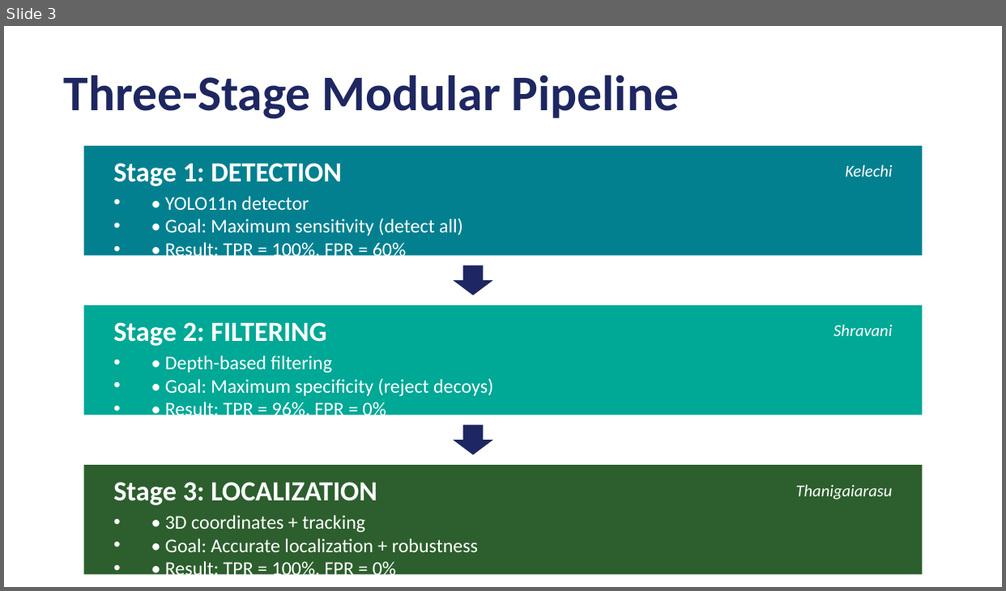
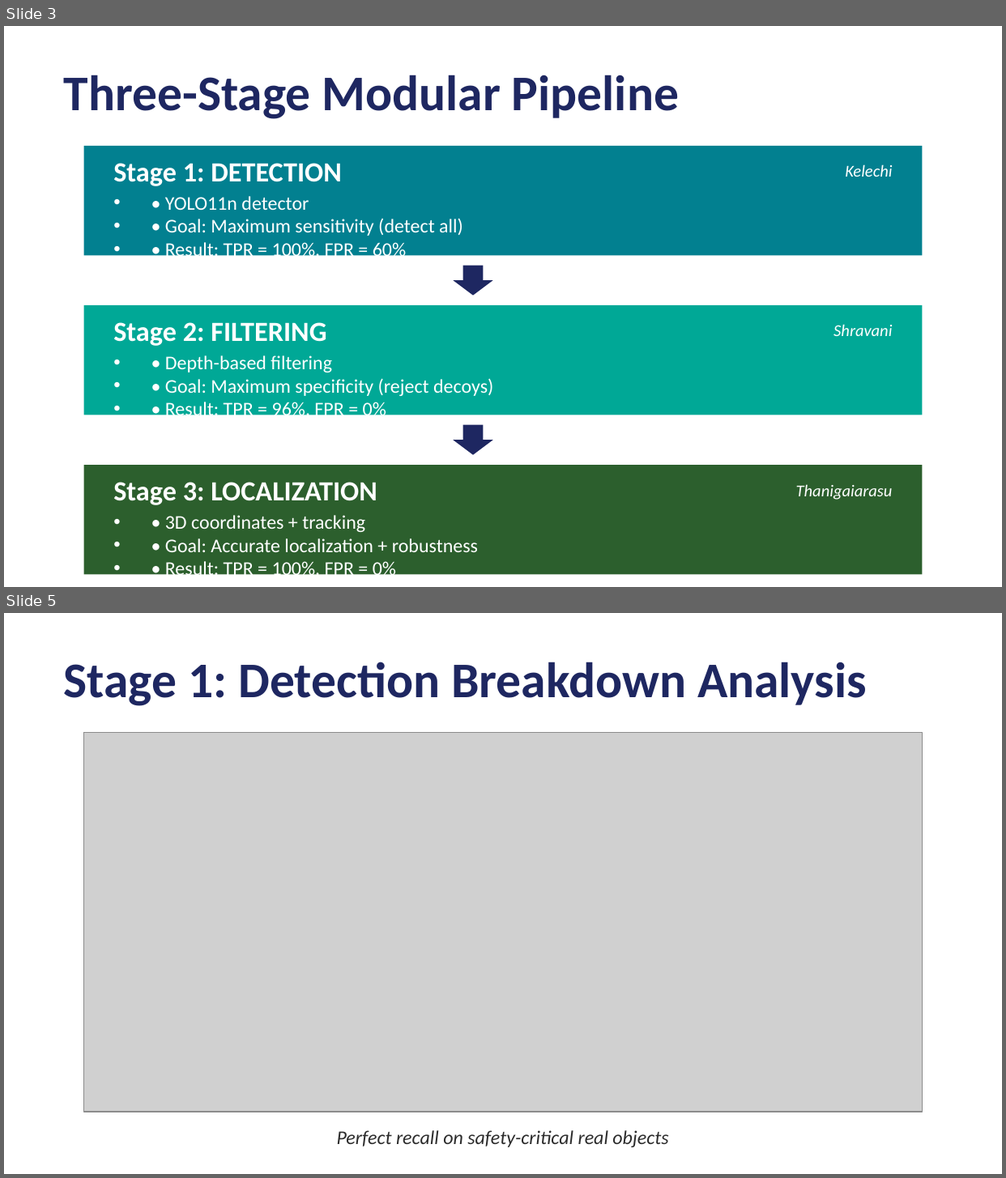
Before and after one commit to ThaniJames/R7020E_Group_7_Object-Detection-and-Localization, a slide deck: Fire_Extinguisher_Detection_Presentation.pptx. Shown one above the other, each under a label of ours: slide 3 before the commit, slides 3 and 5 after it; the slides between them are not shown. The pictures are 1006x591 and 1006x1178 pixels, drawn with LibreOffice and Linux fonts; fonts in the diff are those of the drawing; grey boxes stand for pictures. Boxes give left, top, right and bottom in pixels: in the first picture for what was removed or moved away, otherwise in the second. Text is boxed around its words. In the diff, an @@ line names an element or a change of style, - is before the commit and + after.

```diff
--- a/Fire_Extinguisher_Detection_Presentation.pptx
+++ b/Fire_Extinguisher_Detection_Presentation.pptx
@@ slide 5 added at (4,613,1002,1174), background #FFFFFF @@
@@ text added at (64,662,867,706), 36 pt, text #1E2761, bold @@
+Stage 1: Detection Breakdown Analysis
@@ picture added at (84,733,922,1112) @@
@@ text added at (337,1131,668,1148), 14 pt, text #2C2C2C, italic @@
+Perfect recall on safety-critical real objects
```
Also in this commit, not shown: 4 slides changed, 6 other slides added, 7 slides removed.
